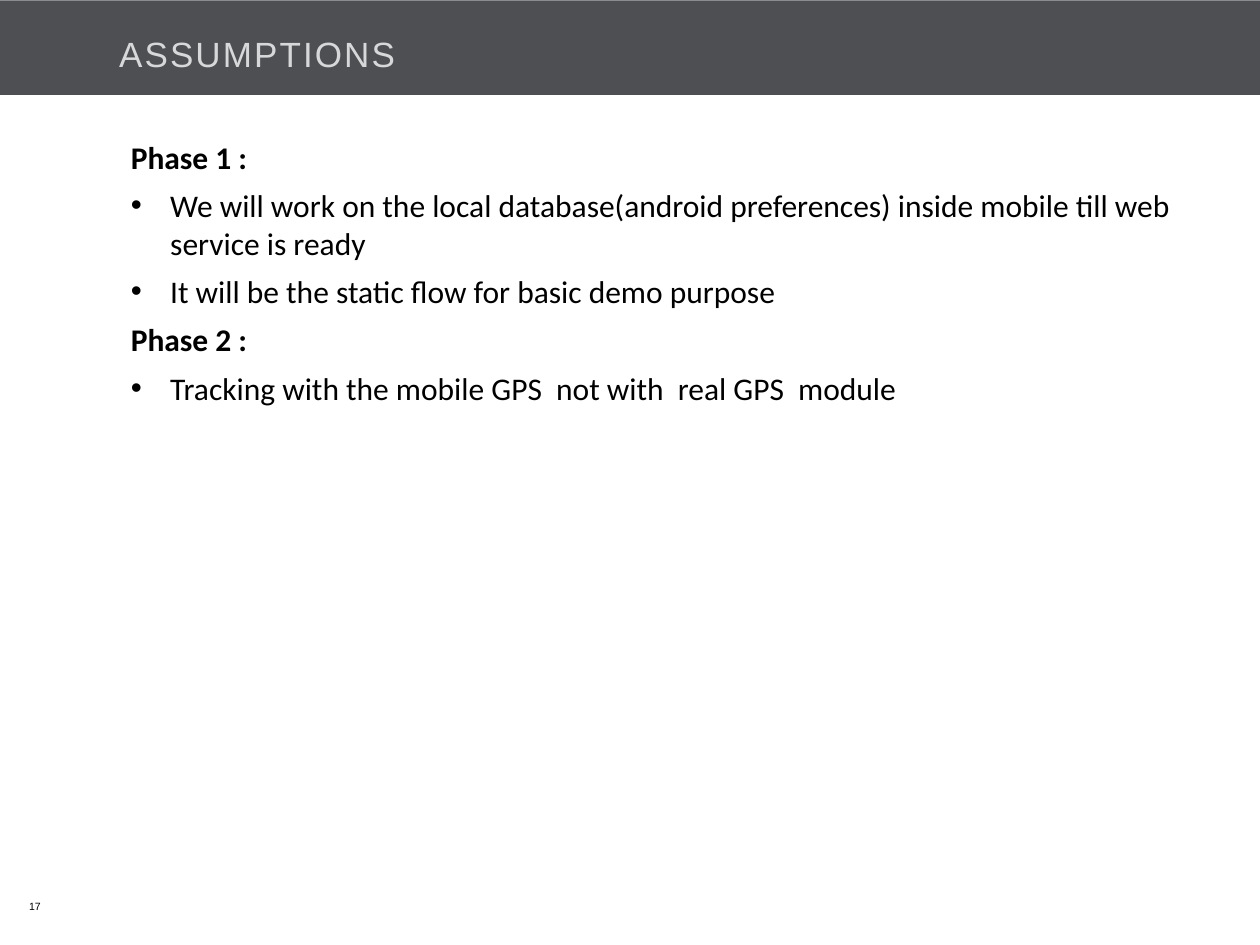
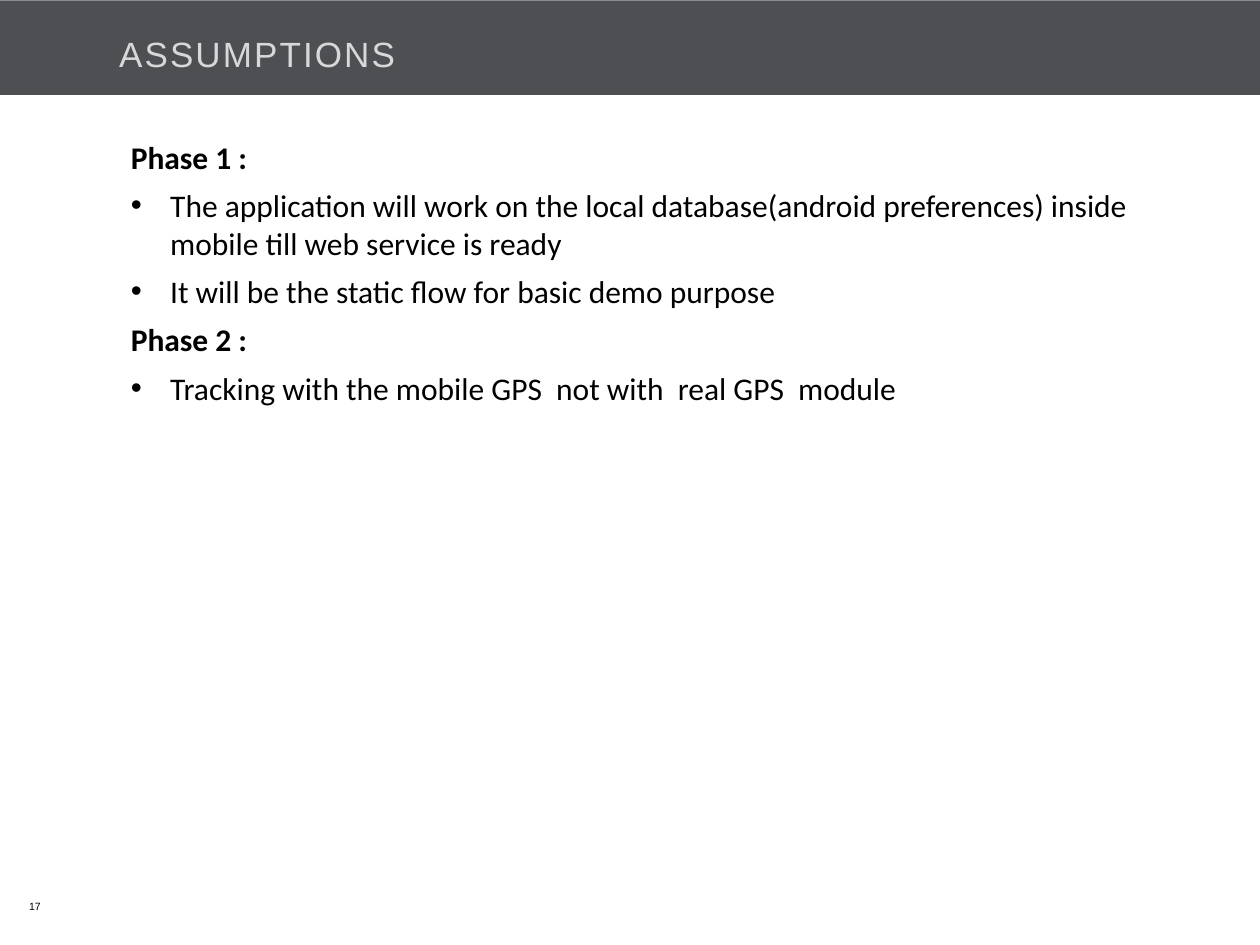
Before and after one commit to Bajarangi/demo, a slide deck: slide 17 of trunk/EasiCab/Documents/EASiCab_POC_kick off.pptx. Drawn at 1260x945 pixels with LibreOffice and Linux fonts; fonts in the diff are those of the drawing; background and template pictures are left out. Boxes give left, top, right and bottom in pixels: in the first picture for what was removed or moved away, otherwise in the second. Text is boxed around its words. In the diff, an @@ line names an element or a change of style, - is before the commit and + after.

```diff
--- a/trunk/EasiCab/Documents/EASiCab_POC_kick off.pptx
+++ b/trunk/EasiCab/Documents/EASiCab_POC_kick off.pptx
@@ text at (170, 194, 1126, 260): text changed @@
-• We will work on the local database(android preferences) inside mobile till web service is ready
+• The application will work on the local database(android preferences) inside mobile till web service is ready
```
Also in this commit, not shown: 4 other slides changed.
